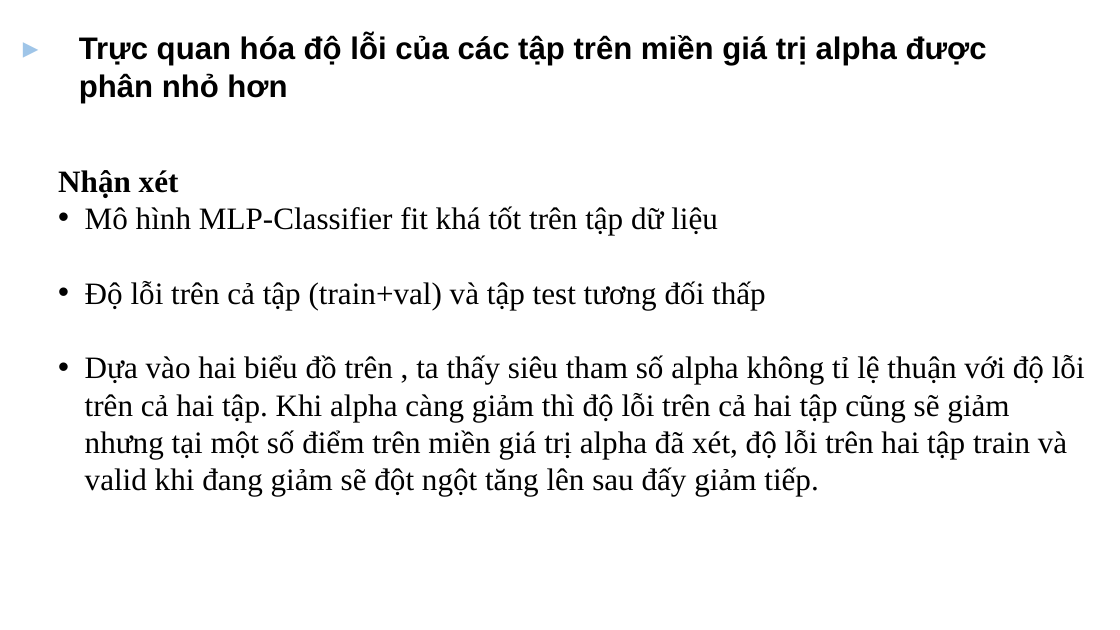
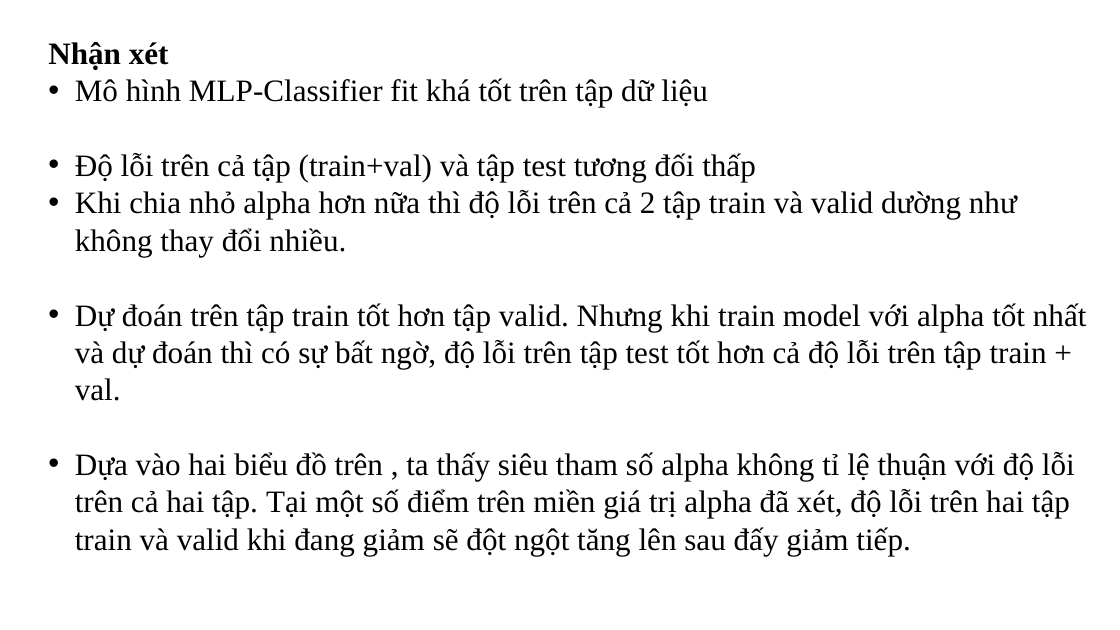
Before and after one commit to lethanhson1504/datascience-project-group16, a slide deck: slide 20 of Slide.pptx. Drawn at 1120x630 pixels with LibreOffice and Linux fonts; fonts in the diff are those of the drawing; background and template pictures are left out. Boxes give left, top, right and bottom in pixels: in the first picture for what was removed or moved away, otherwise in the second. Text is boxed around its words. In the diff, an @@ line names an element or a change of style, - is before the commit and + after.

```diff
--- a/Slide.pptx
+++ b/Slide.pptx
@@ text "Nhận xét": place and size @@
-text "Nhận xét" at [58,170,1085,496]
+text "Nhận xét" at [48,42,1087,555]
@@ text removed at [79,35,987,103] @@
-▸ Trực quan hóa độ lỗi của các tập trên miền giá trị alpha được phân nhỏ hơn
@@ text at [75,190,1087,555]: text changed @@
-• Dựa vào hai biểu đồ trên , ta thấy siêu tham số alpha không tỉ lệ thuận với độ lỗi trên cả hai tập. Khi alpha càng giảm thì độ lỗi trên cả hai tập cũng sẽ giảm nhưng tại một số điểm trên miền giá trị alpha đã xét, độ lỗi trên hai tập train và valid khi đang giảm sẽ đột ngột tăng lên sau đấy giảm tiếp.
+• Khi chia nhỏ alpha hơn nữa thì độ lỗi trên cả 2 tập train và valid dường như không thay đổi nhiều.
+• Dự đoán trên tập train tốt hơn tập valid. Nhưng khi train model với alpha tốt nhất và dự đoán thì có sự bất ngờ, độ lỗi trên tập test tốt hơn cả độ lỗi trên tập train + val.
+• Dựa vào hai biểu đồ trên , ta thấy siêu tham số alpha không tỉ lệ thuận với độ lỗi trên cả hai tập. Tại một số điểm trên miền giá trị alpha đã xét, độ lỗi trên hai tập train và valid khi đang giảm sẽ đột ngột tăng lên sau đấy giảm tiếp.
```
Also in this commit, not shown: 3 other slides changed, 1 slide added, 1 slide removed, 1 other file.
